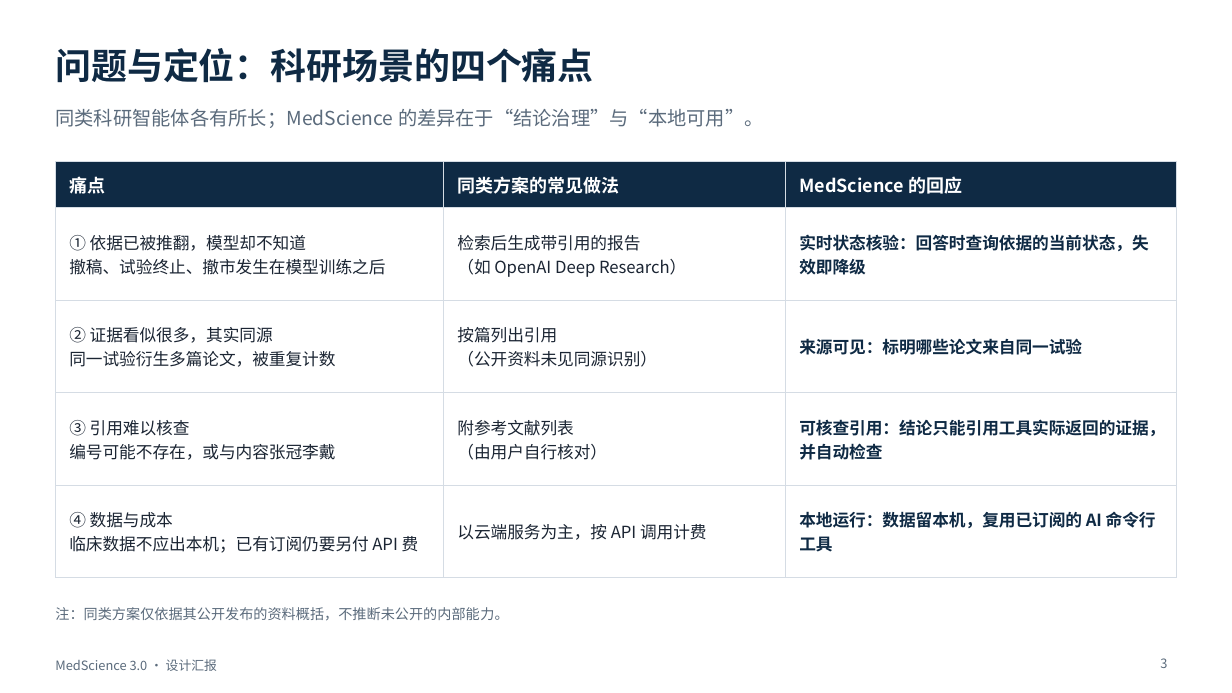
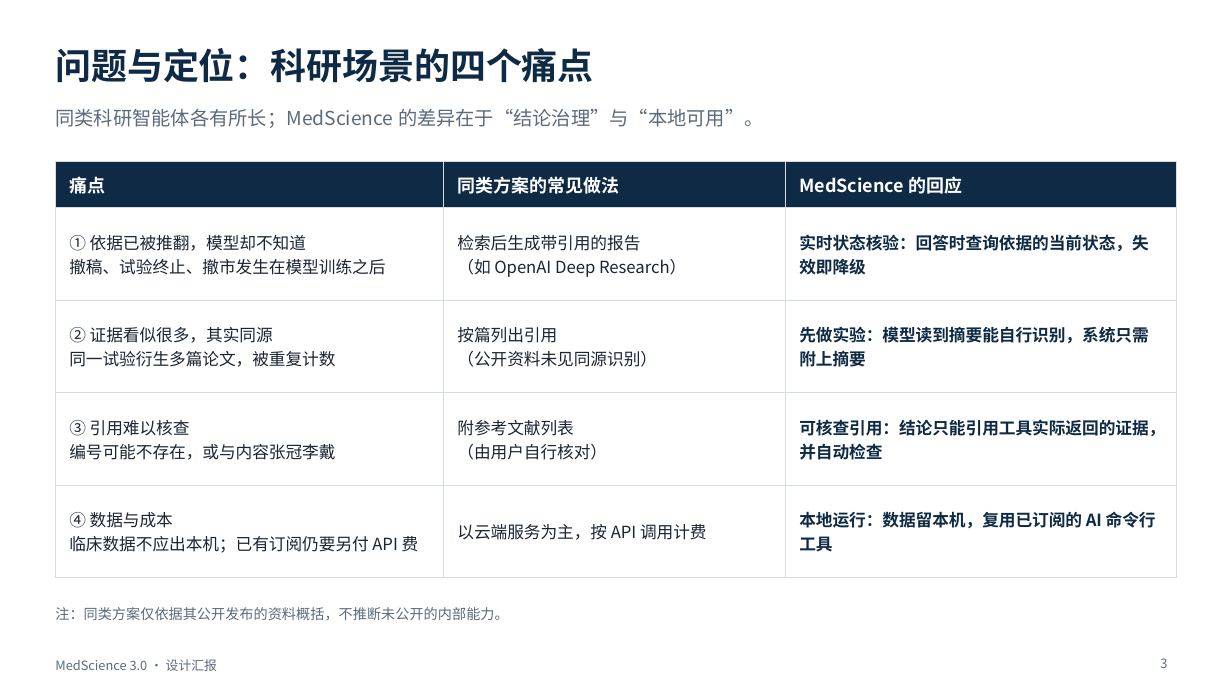
Before and after one commit to BenjaminDuo/MedScience, a slide deck: slide 3 of docs/presentation/MedScience-3.0-设计汇报.pptx. Drawn at 1232x693 pixels with LibreOffice and Linux fonts; fonts in the diff are those of the drawing. Boxes give left, top, right and bottom in pixels: in the first picture for what was removed or moved away, otherwise in the second. Text is boxed around its words. In the diff, an @@ line names an element or a change of style, - is before the commit and + after.

```diff
--- a/docs/presentation/MedScience-3.0-设计汇报.pptx
+++ b/docs/presentation/MedScience-3.0-设计汇报.pptx
@@ table at box(55, 162, 1177, 557) @@
-row 3, column 3: 来源可见：标明哪些论文来自同一试验
+row 3, column 3: 先做实验：模型读到摘要能自行识别，系统只需附上摘要
```
Also in this commit, not shown: 4 other slides changed, 1 slide added, 2 slides removed, 5 other files.
